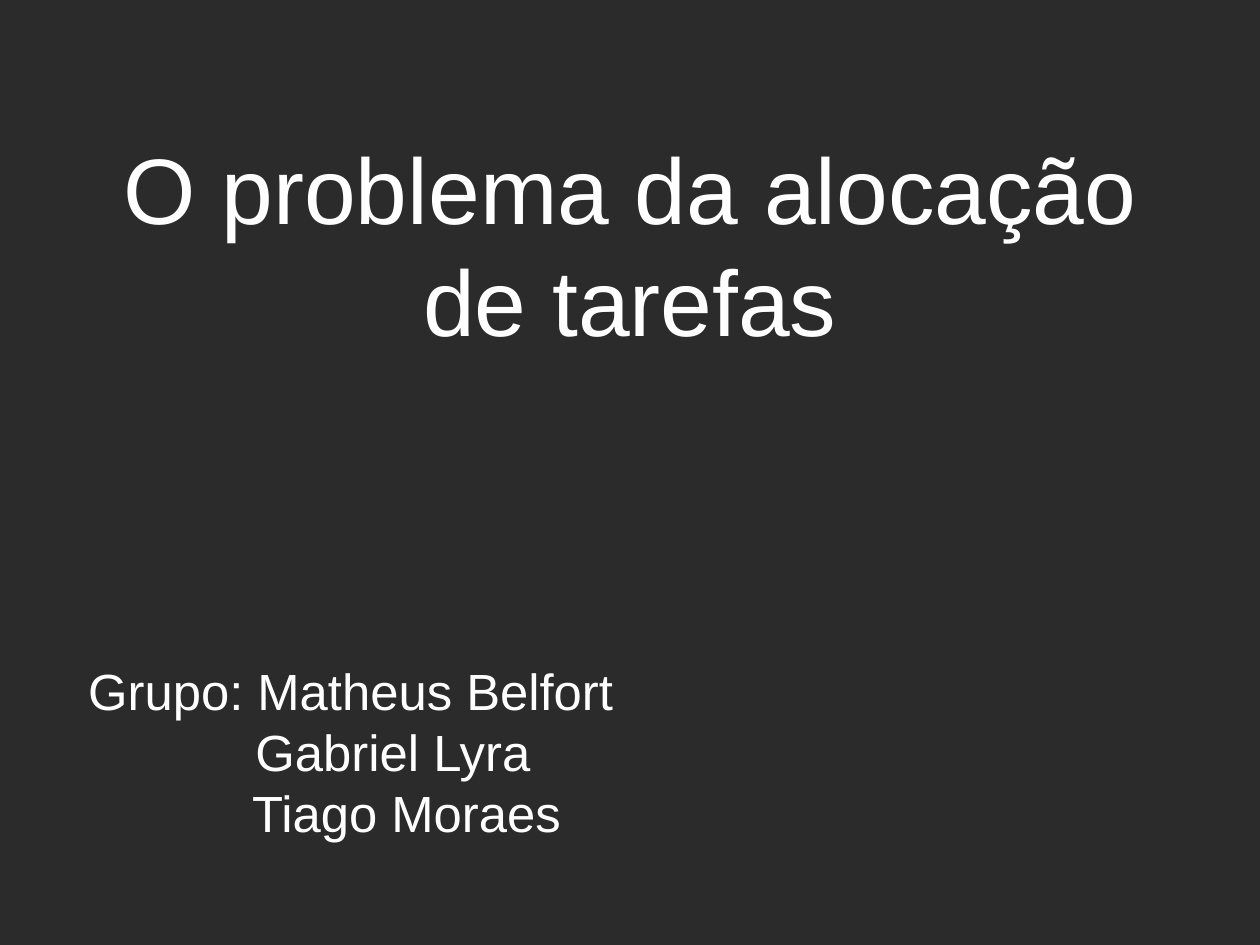
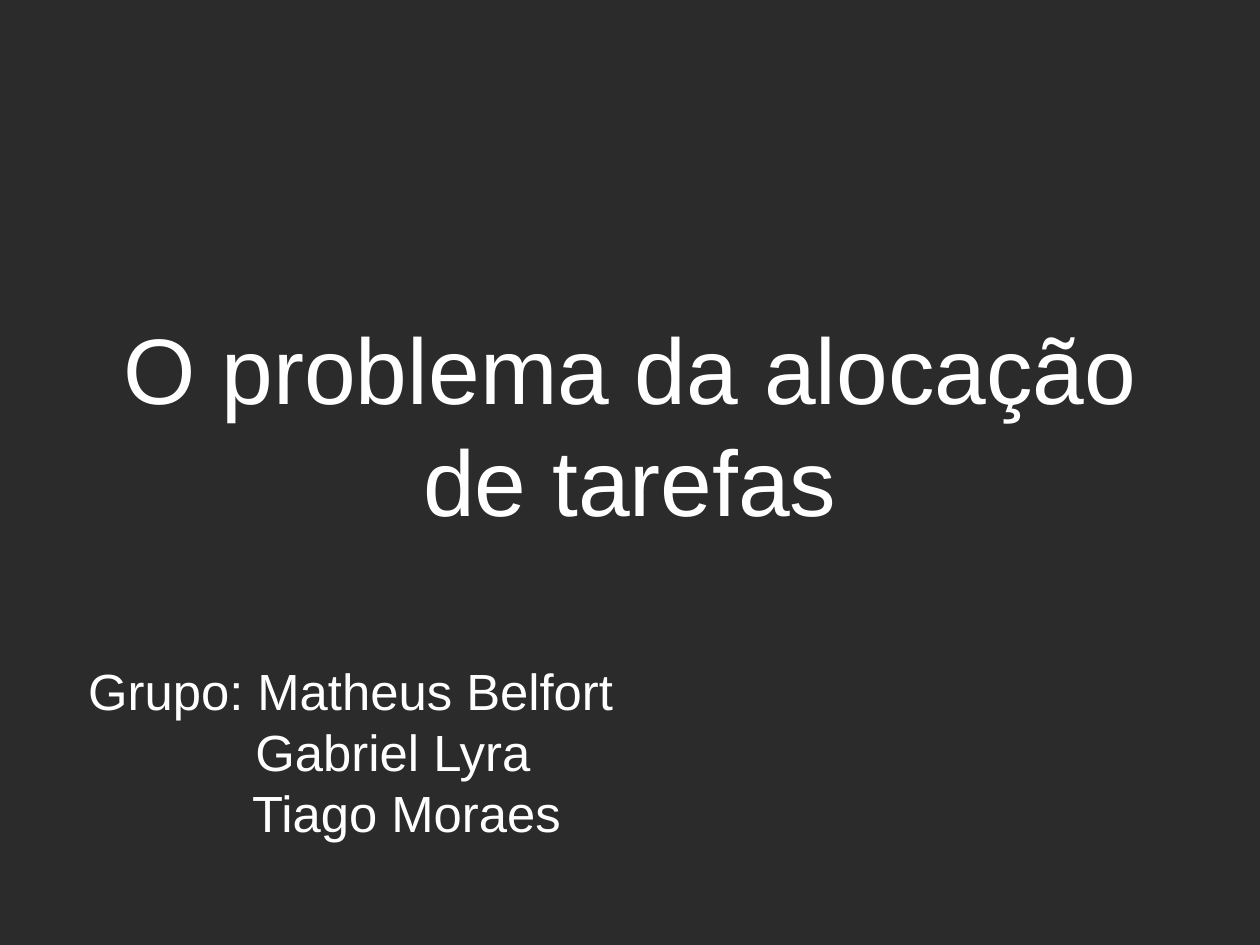
Before and after one commit to tiagomoraes/Allocation_Solver, a slide deck: slide 1 of PPT do trabalho.odp. Drawn at 1260x945 pixels with LibreOffice and Linux fonts; fonts in the diff are those of the drawing; background and template pictures are left out; a plain dark background stands for a picture behind light text. Boxes give left, top, right and bottom in pixels: in the first picture for what was removed or moved away, otherwise in the second. Text is boxed around its words. In the diff, an @@ line names an element or a change of style, - is before the commit and + after.

```diff
--- a/PPT do trabalho.odp
+++ b/PPT do trabalho.odp
@@ title "O problema da alocação de ...": place and size @@
-title "O problema da alocação de ..." at box(124, 156, 1136, 337)
+title "O problema da alocação de ..." at box(124, 336, 1136, 517)
```
Also in this commit, not shown: 6 other slides changed, 1 slide added, 1 other file.
